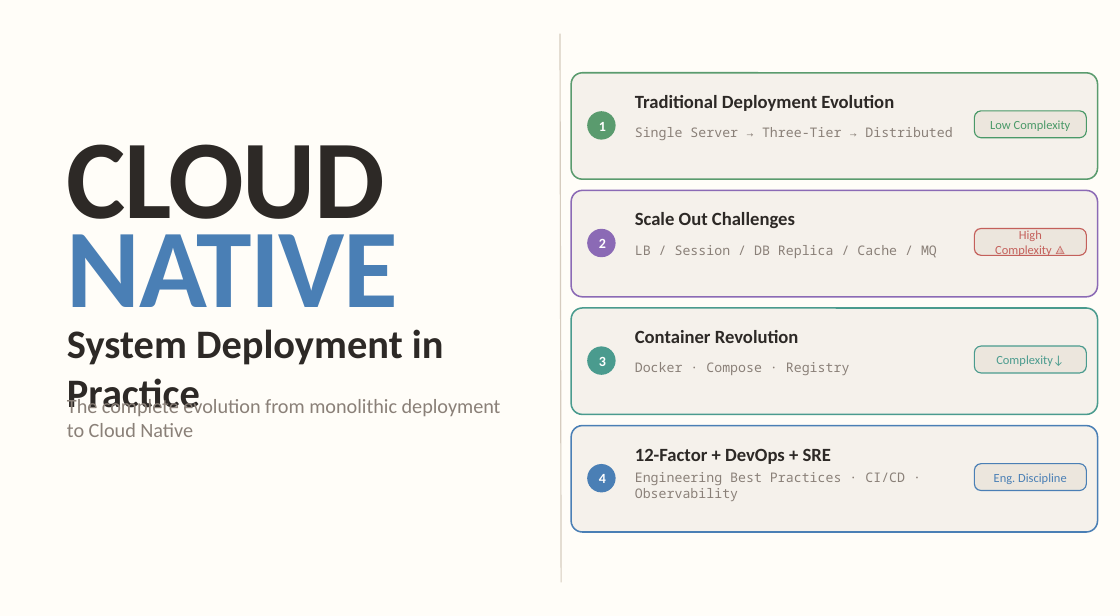
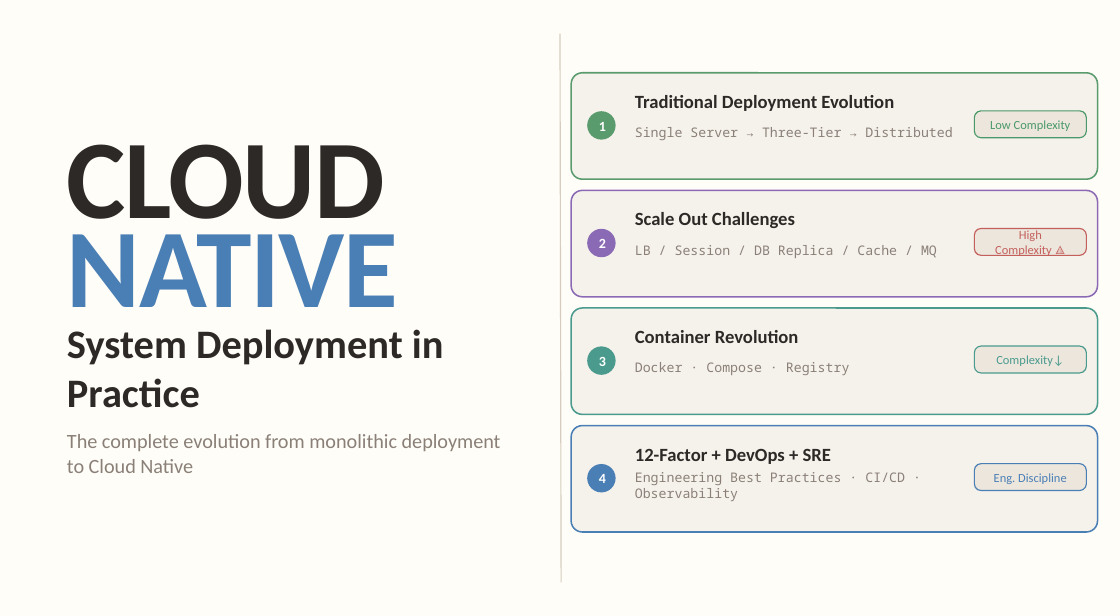
Before and after one commit to hwchiu/moslides, a slide deck: slide 1 of output/cloud_native_slides_final.pptx. Drawn at 1120x616 pixels with LibreOffice and Linux fonts; fonts in the diff are those of the drawing. Boxes give left, top, right and bottom in pixels: in the first picture for what was removed or moved away, otherwise in the second. Text is boxed around its words. In the diff, an @@ line names an element or a change of style, - is before the commit and + after.

```diff
--- a/output/cloud_native_slides_final.pptx
+++ b/output/cloud_native_slides_final.pptx
@@ text "The complete evolution from monolithic ...": place and size @@
-text "The complete evolution from monolithic ..." at (67,396,501,437)
+text "The complete evolution from monolithic ..." at (67,434,501,473)
```
Also in this commit, not shown: 19 other slides changed, 5 other files.
